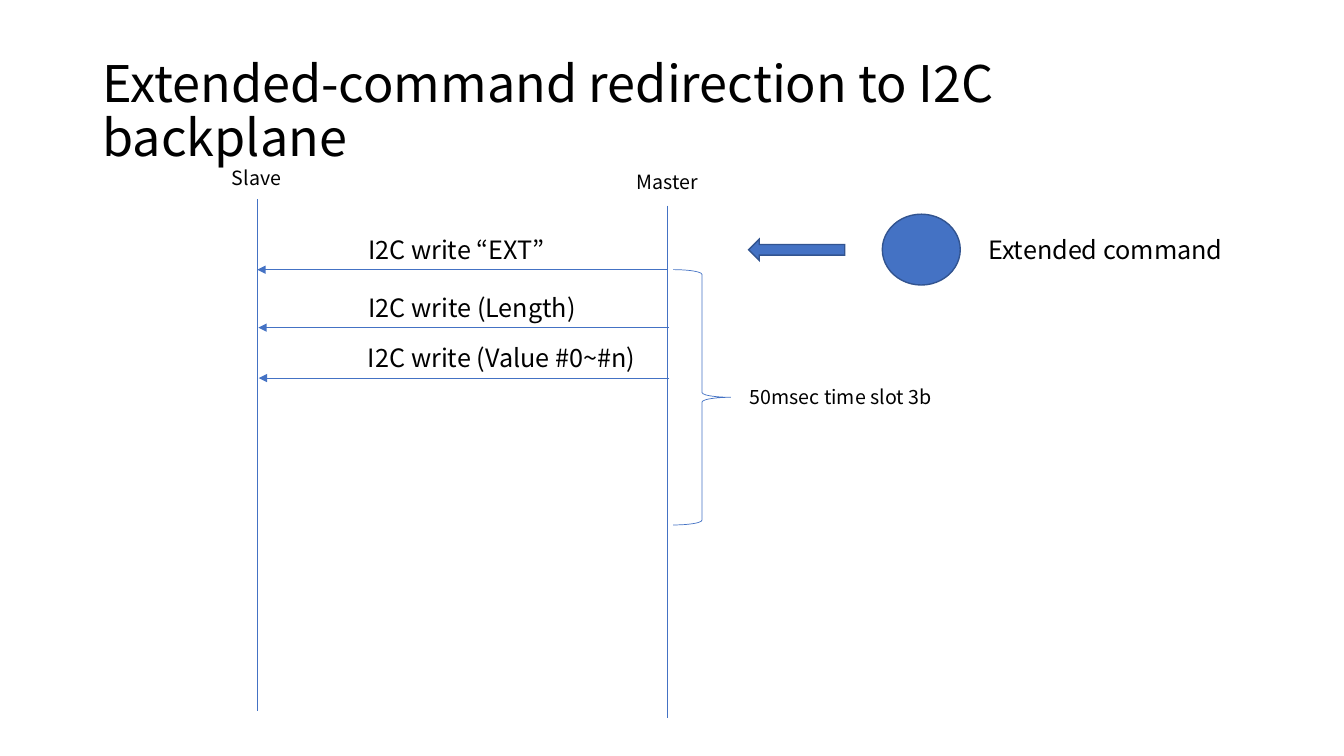
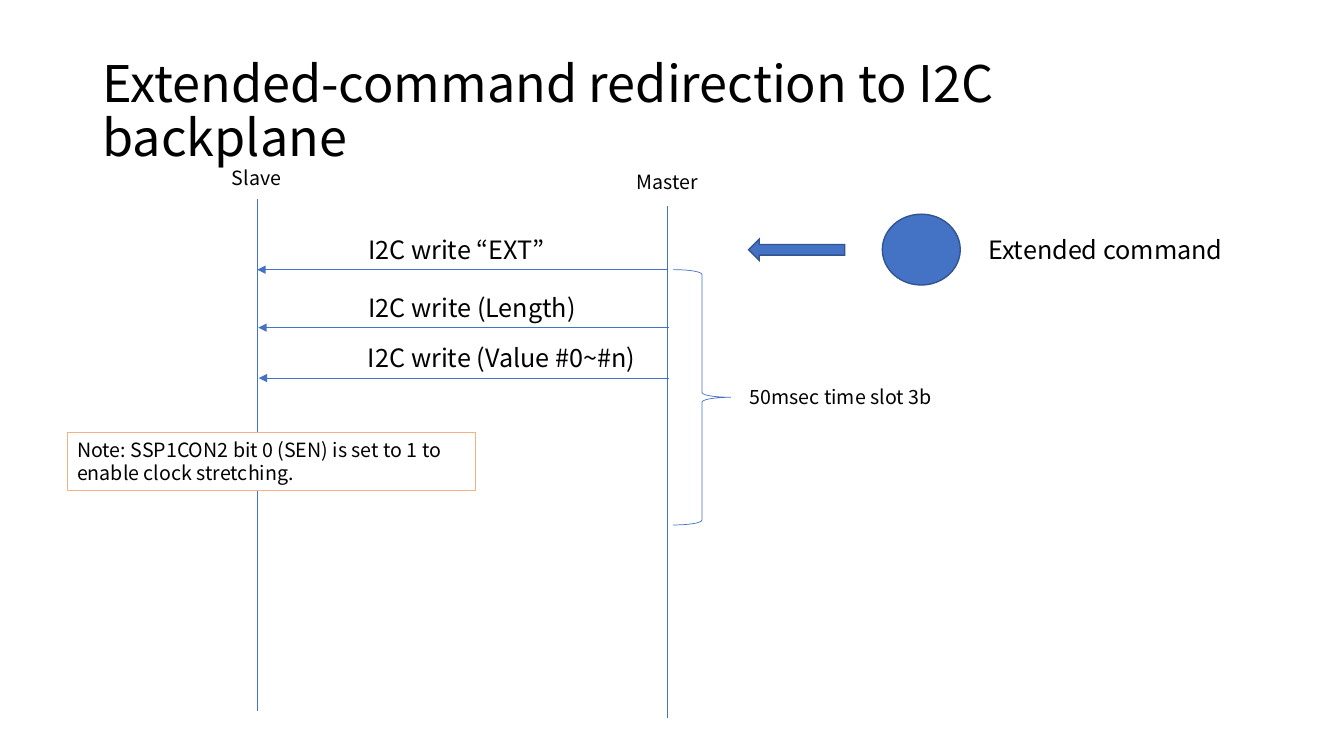
Before and after one commit to araobp/sensor-network, a slide deck: slide 8 of doc/I2C_BACKPLANE_SPEC.pptx. Drawn at 1344x756 pixels with LibreOffice and Linux fonts; fonts in the diff are those of the drawing. Boxes give left, top, right and bottom in pixels: in the first picture for what was removed or moved away, otherwise in the second. Text is boxed around its words. In the diff, an @@ line names an element or a change of style, - is before the commit and + after.

Commit message:
I2C backplane spec update

```diff
--- a/doc/I2C_BACKPLANE_SPEC.pptx
+++ b/doc/I2C_BACKPLANE_SPEC.pptx
@@ rectangle added at (x1=68, y1=433, x2=476, y2=490), fill #FFFFFF, outline #F4B183 0.75 pt, 14 pt, text #000000 @@
+Note: SSP1CON2 bit 0 (SEN) is set to 1 to enable clock stretching.
```
